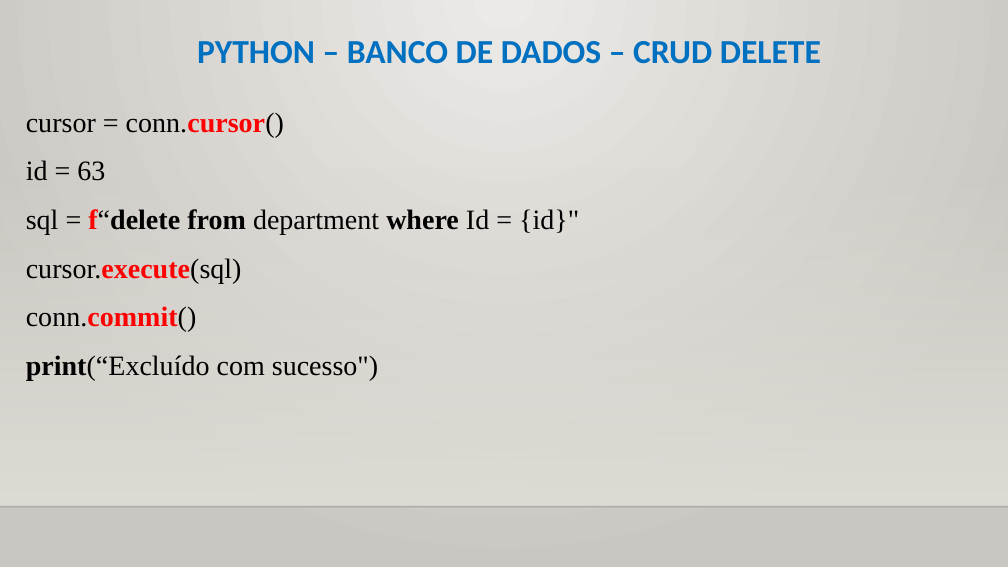
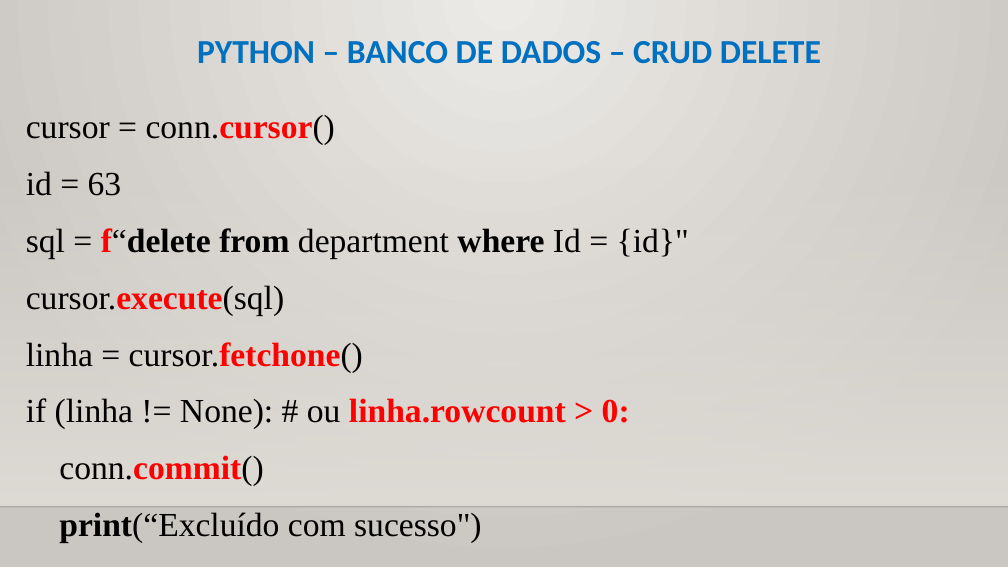
Before and after one commit to CloudEducationBrazil/WydenPythonParadigmas, a slide deck: slide 10 of 01 Classes/Aula 12, 13 Programação Python - Banco de Dados.pptx (slide 9 before the commit). Drawn at 1008x567 pixels with LibreOffice and Linux fonts; fonts in the diff are those of the drawing; background and template pictures are left out. Boxes give left, top, right and bottom in pixels: in the first picture for what was removed or moved away, otherwise in the second. Text is boxed around its words. In the diff, an @@ line names an element or a change of style, - is before the commit and + after.

Commit message:
PPTs Python 28Maio2022

```diff
--- a/01 Classes/Aula 12, 13 Programação Python - Banco de Dados.pptx
+++ b/01 Classes/Aula 12, 13 Programação Python - Banco de Dados.pptx
@@ text at bbox=[26, 115, 689, 543]: size 20 to 24 pt in "cursor = conn.cursor()", "id = 63", "sql = f“delete from department where Id ...", "cursor.execute(sql)" and 2 more places @@
@@ text at bbox=[26, 342, 630, 429]: paragraphs added @@
+linha = cursor.fetchone()
+if (linha != None): # ou linha.rowcount > 0:
```
Also in this commit, not shown: 4 other slides changed, 1 slide added.
